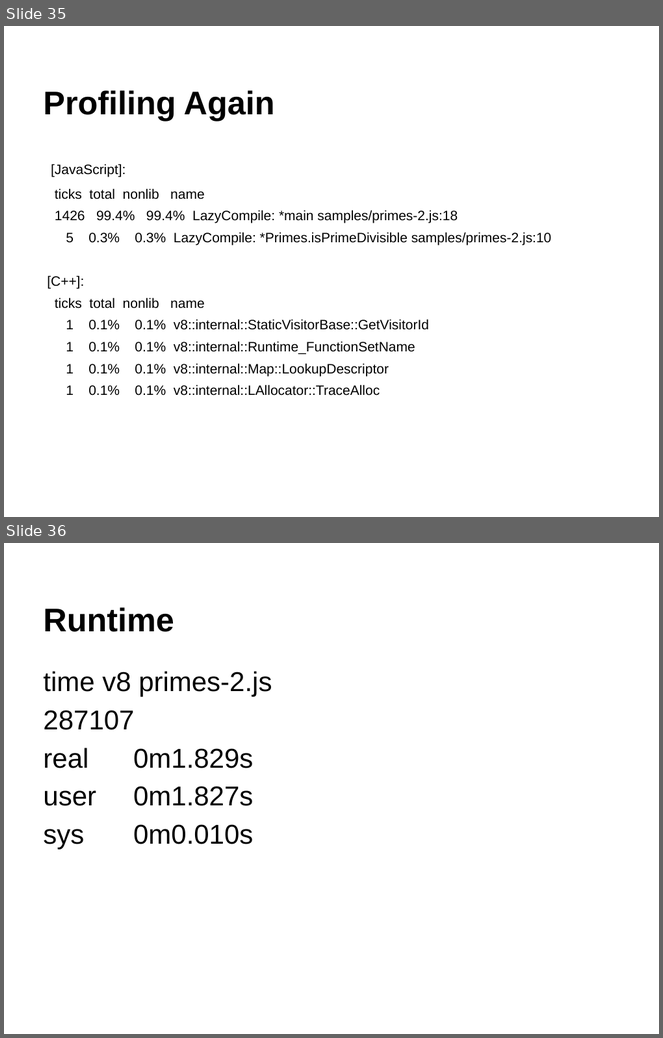
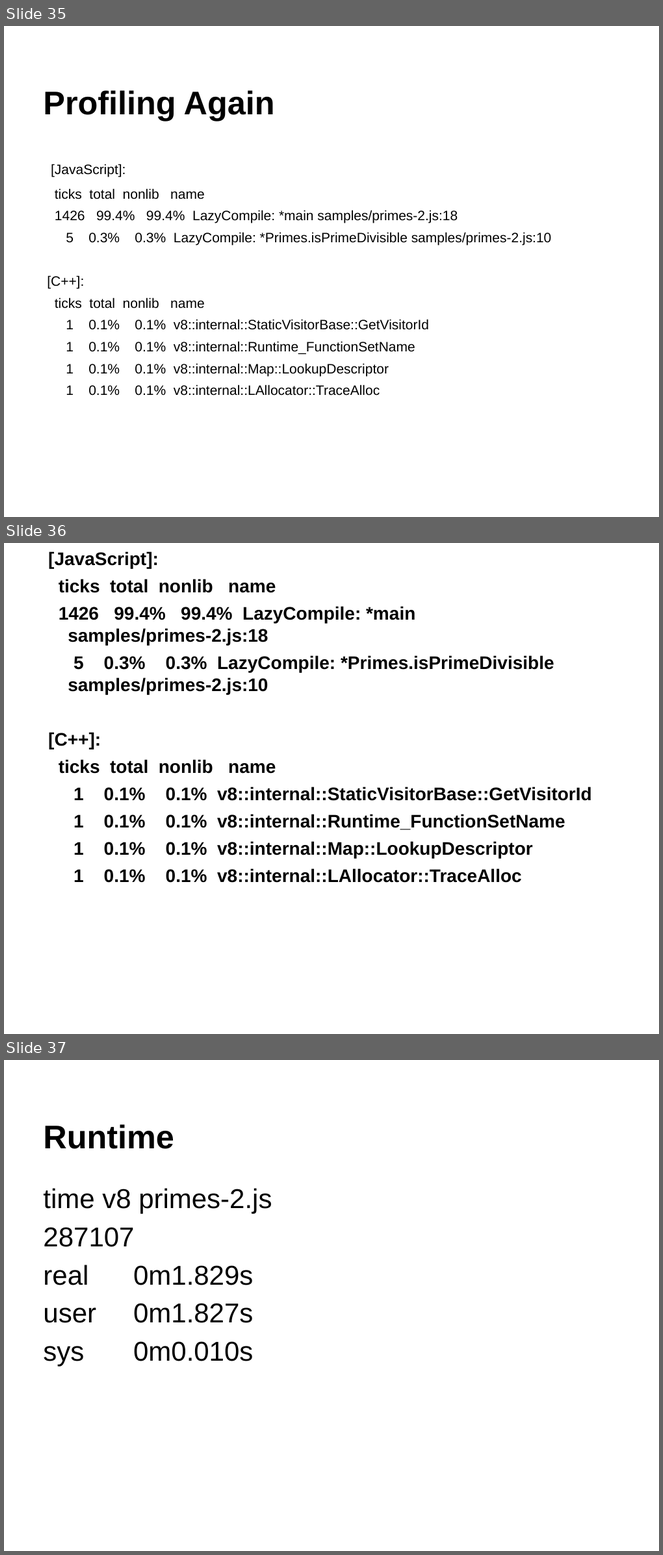
Before and after one commit to cvhu/ee382v-reddi, a slide deck: project/report0/figs/EE382V Final Project Presentation.ppt. Shown one above the other, each under a label of ours: slides 35 and 36 before the commit, slides 35, 36 and 37 after it. The pictures are 663x1038 and 663x1555 pixels, drawn with LibreOffice and Linux fonts; fonts in the diff are those of the drawing. Boxes give left, top, right and bottom in pixels: in the first picture for what was removed or moved away, otherwise in the second. Text is boxed around its words. In the diff, an @@ line names an element or a change of style, - is before the commit and + after.

```diff
--- a/project/report0/figs/EE382V Final Project Presentation.ppt
+++ b/project/report0/figs/EE382V Final Project Presentation.ppt
@@ slide 36 added at [4,543,659,1034], background #FFFFFF @@
@@ text added at [48,551,592,883], 20 pt, text #000000, bold @@
+[JavaScript]:
+ticks total nonlib name
+1426 99.4% 99.4% LazyCompile: *main samples/primes-2.js:18
+5 0.3% 0.3% LazyCompile: *Primes.isPrimeDivisible samples/primes-2.js:10
+[C++]:
+ticks total nonlib name
+1 0.1% 0.1% v8::internal::StaticVisitorBase::GetVisitorId
+1 0.1% 0.1% v8::internal::Runtime_FunctionSetName
+1 0.1% 0.1% v8::internal::Map::LookupDescriptor
+1 0.1% 0.1% v8::internal::LAllocator::TraceAlloc
@@ what was slide 36 is now slide 37 @@
```
Also in this commit, not shown: 2 slides changed, 4 other files.
